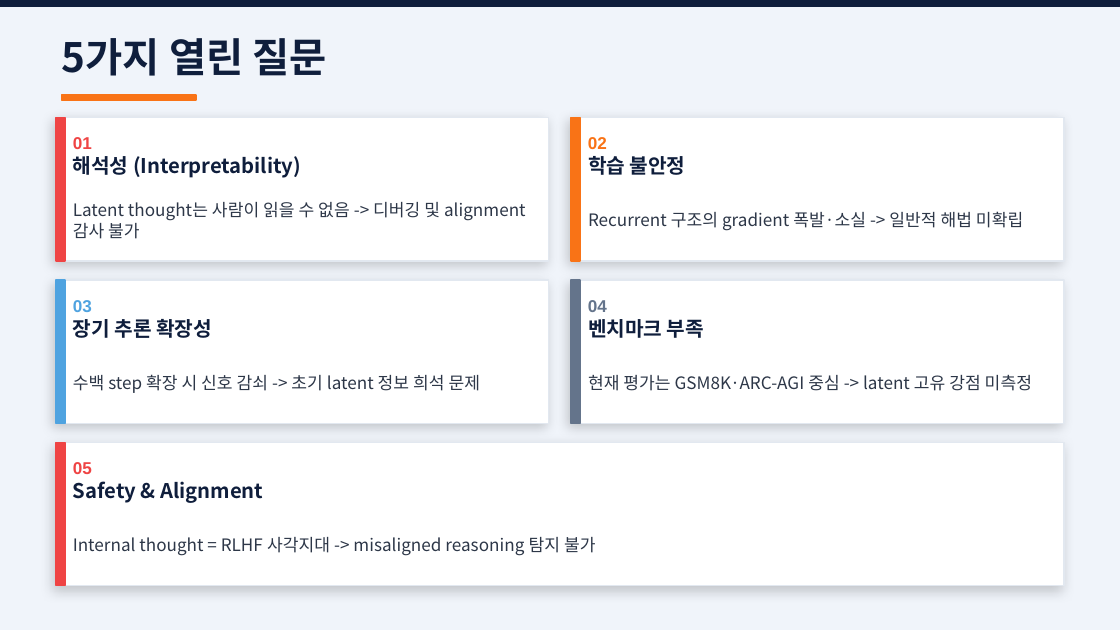
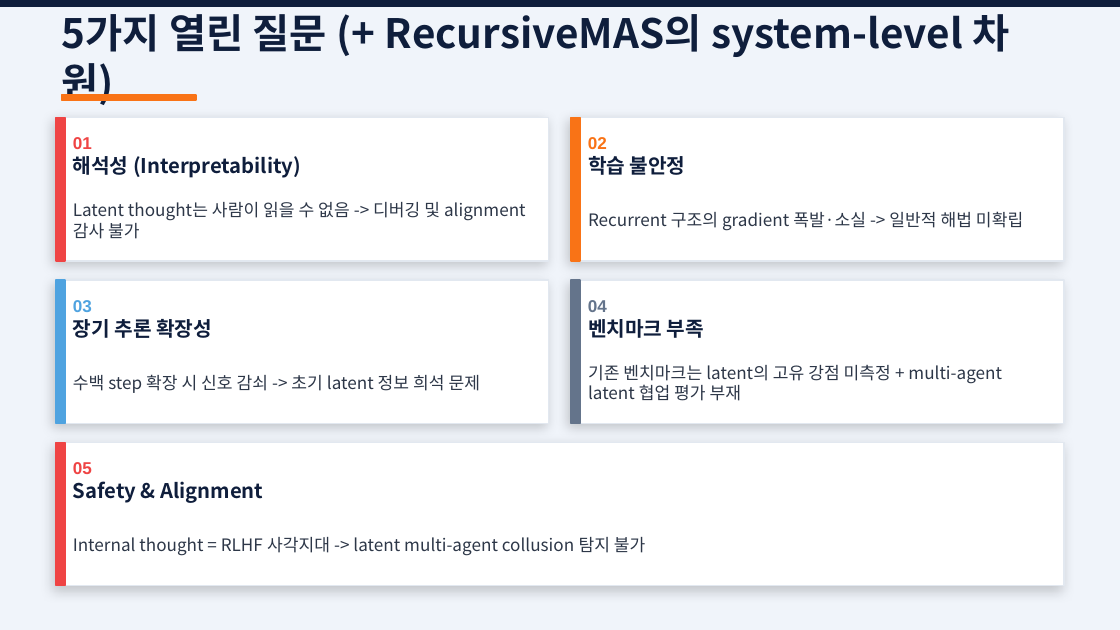
Before and after one commit to you-genie/auto_research, a slide deck: slide 15 of 2026-05-08-latent-reasoning/latent-reasoning-presentation.pptx (slide 13 before the commit). Drawn at 1120x630 pixels with LibreOffice and Linux fonts; fonts in the diff are those of the drawing. Boxes give left, top, right and bottom in pixels: in the first picture for what was removed or moved away, otherwise in the second. Text is boxed around its words. In the diff, an @@ line names an element or a change of style, - is before the commit and + after.

```diff
--- a/2026-05-08-latent-reasoning/latent-reasoning-presentation.pptx
+++ b/2026-05-08-latent-reasoning/latent-reasoning-presentation.pptx
@@ text at [62, 14, 1009, 105]: text changed @@
-5가지 열린 질문
+5가지 열린 질문 (+ RecursiveMAS의 system-level 차원)
@@ text at [588, 365, 1002, 401]: text changed @@
-현재 평가는 GSM8K·ARC-AGI 중심 -> latent 고유 강점 미측정
+기존 벤치마크는 latent의 고유 강점 미측정 + multi-agent latent 협업 평가 부재
@@ text at [73, 537, 646, 556]: text changed @@
-Internal thought = RLHF 사각지대 -> misaligned reasoning 탐지 불가
+Internal thought = RLHF 사각지대 -> latent multi-agent collusion 탐지 불가
```
Also in this commit, not shown: 2 other slides changed, 2 slides added, 3 other files.
